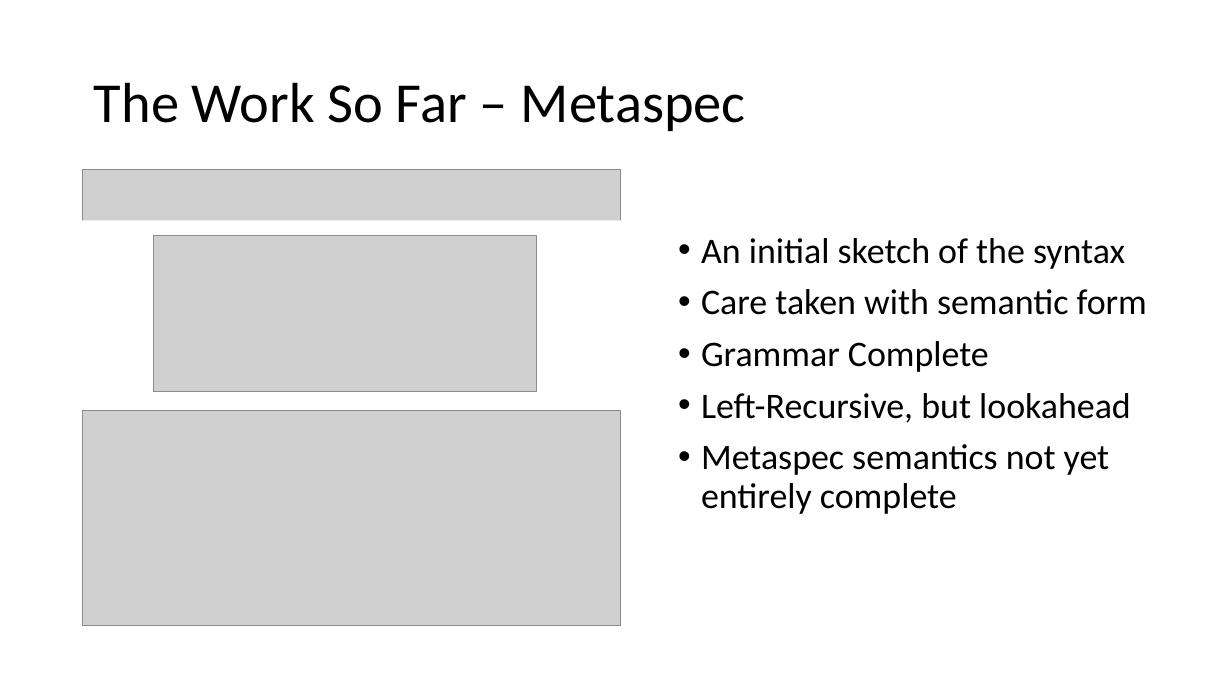
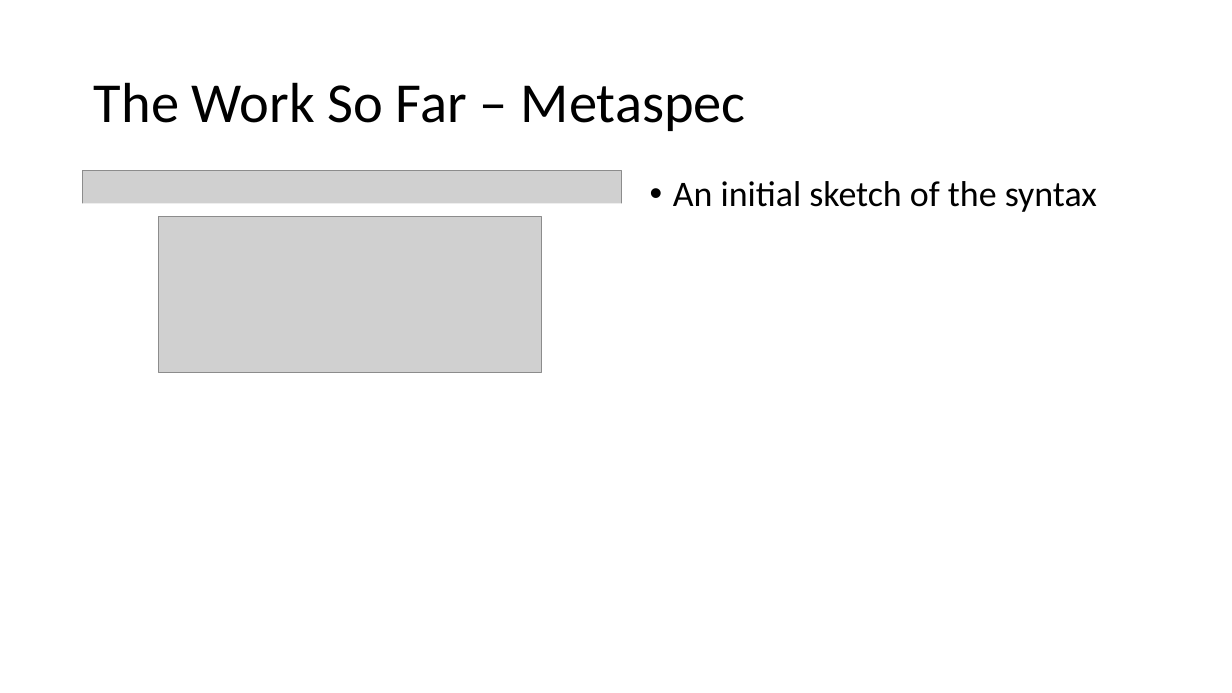
Before and after one commit to iamrecursion/absol, a slide deck: slide 7 of doc/demonstration_of_progress/ABSOL.pptx. Drawn at 1232x693 pixels with LibreOffice and Linux fonts; fonts in the diff are those of the drawing; grey boxes stand for pictures; background and template pictures are left out. Boxes give left, top, right and bottom in pixels: in the first picture for what was removed or moved away, otherwise in the second. Text is boxed around its words. In the diff, an @@ line names an element or a change of style, - is before the commit and + after.

```diff
--- a/doc/demonstration_of_progress/ABSOL.pptx
+++ b/doc/demonstration_of_progress/ABSOL.pptx
@@ picture: place and size @@
-picture at box(82, 170, 620, 387)
+picture at box(82, 171, 621, 341)
@@ text "An initial sketch of the ...": place and size @@
-text "An initial sketch of the ..." at box(701, 238, 1147, 514)
+text "An initial sketch of the ..." at box(673, 181, 1097, 212)
@@ rectangle: place and size @@
-rectangle at box(67, 221, 639, 396)
+rectangle at box(60, 203, 640, 391)
@@ picture: place and size @@
-picture at box(154, 236, 537, 392)
+picture at box(159, 216, 542, 372)
@@ text at box(701, 289, 1147, 514): paragraphs removed @@
-• Care taken with semantic form
-• Grammar Complete
-• Left-Recursive, but lookahead
-• Metaspec semantics not yet entirely complete
@@ picture removed at box(82, 410, 620, 626) @@
```
Also in this commit, not shown: 2 other slides changed, 12 slides added, 3 other files.
